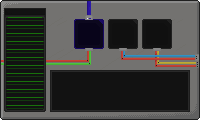
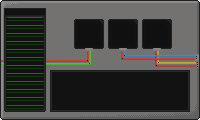
Layers edited between the first and the second 200px x 120px image:
painted on "Calque de dessin 5" over (74, 1, 104, 49)
painted on "Calque de dessin 4" over (74, 1, 104, 49)
painted on "Arrière-plan" over (74, 1, 104, 49)